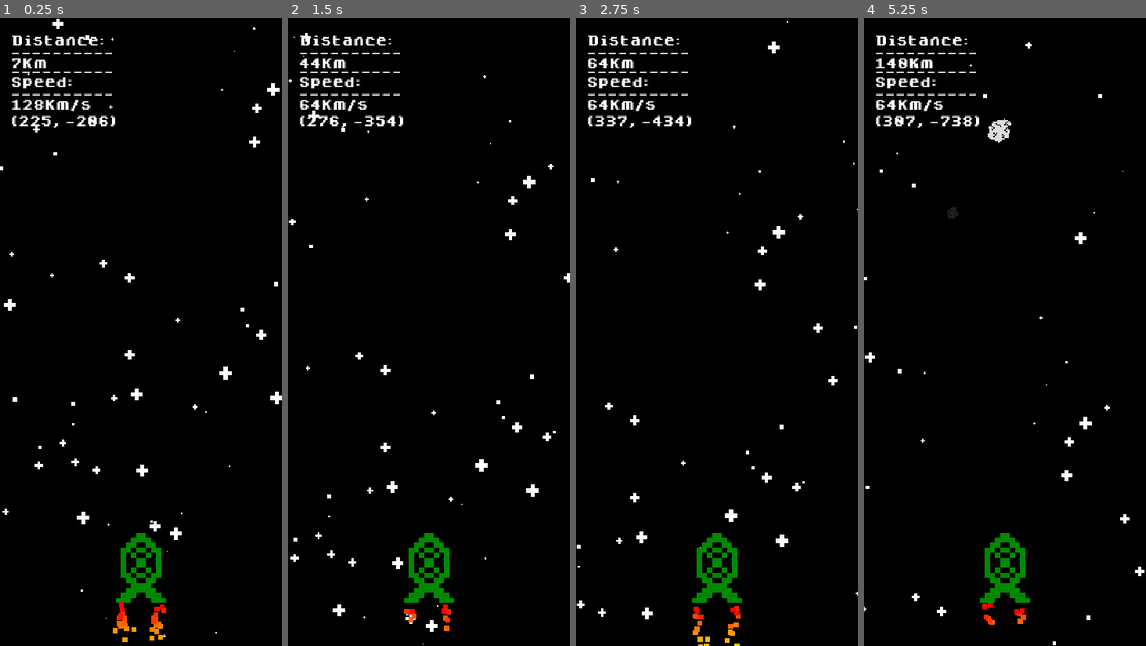
Above: before the commit, frames 1-4 (left to right).
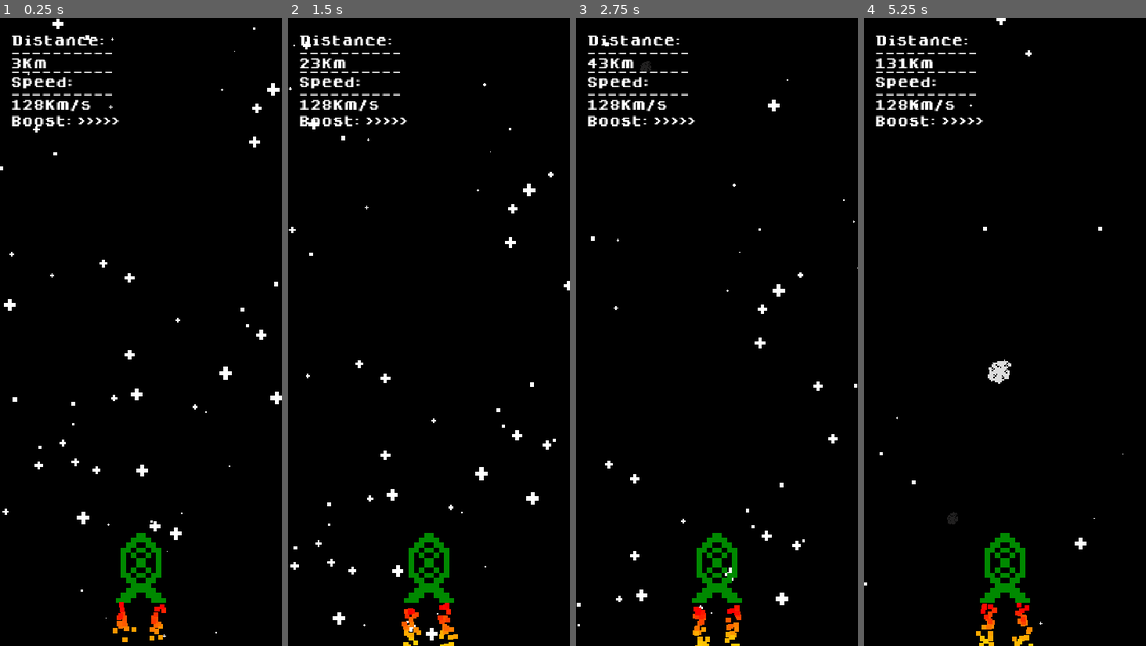
Above: after the commit, the same moments.

Repository: DanyeWestinator/SpaceRunnersGodot
Game: Godot game, scene res://Scenes/RootScene.tscn
The game is run twice, just before and just after one commit, with the same random seed, the same clock (stepped at 60 frames per second) and the same inputs.
Inputs:
- Up to frame 1 (0.25 s): no input
- Up to frame 2 (1.5 s): hold D (move_right) 0.53-1.28 s; hold S (move_down) from 1.28 s (still down)
- Up to frame 3 (2.75 s): release S (move_down) at 2.03 s; hold D (move_right) from 2.03 s (still down)
- Up to frame 4 (5.25 s): release D (move_right) at 2.78 s; hold W (move_up) 2.78-3.53 s; hold A (move_left) 3.53-5.03 s; tap Escape (ui_cancel) at 4.15 s; hold S (move_down) from 5.03 s (still down)

The runs differ from the first frame. In frame 1, 0.4% of the frame differs, in the area x 4-43%, y 6-18%; in frame 2, 2.4%, in the area x 0-100%, y 2-100%; in frame 3, 2.2%; in frame 4, 2.1%.

Commit message:
Updated death screen and added boosts

Diff:
--- a/Scenes/Player.tscn
+++ b/Scenes/Player.tscn
@@ -72,8 +72,10 @@
 position = Vector2( 0, -47.943 )
 current = true
 
-[node name="YouDied" type="Label" parent="."]
+[node name="DeathLabels" type="Node2D" parent="."]
 visible = false
+
+[node name="YouDied" type="Label" parent="DeathLabels"]
 margin_left = -65.5
 margin_top = -33.875
 margin_right = 268.5
@@ -81,6 +83,21 @@
 rect_scale = Vector2( 0.4, 0.4 )
 custom_fonts/font = SubResource( 6 )
 text = "YOU DIED!"
+align = 1
+__meta__ = {
+"_edit_use_anchors_": false
+}
+
+[node name="MaxDistance" type="Label" parent="DeathLabels"]
+margin_left = -33.102
+margin_top = -24.148
+margin_right = 300.898
+margin_bottom = 32.852
+rect_scale = Vector2( 0.2, 0.2 )
+custom_fonts/font = SubResource( 6 )
+text = "Distance: DISTm
+
+Best: MAXm"
 align = 1
 __meta__ = {
 "_edit_use_anchors_": false
@@ -118,7 +135,7 @@
 "_edit_use_anchors_": false
 }
 
-[node name="Temp" type="Label" parent="Labels"]
+[node name="BoostsLeft" type="Label" parent="Labels"]
 margin_left = -26.0
 margin_top = -46.426
 margin_right = 308.0
--- a/Scenes/RootScene.tscn
+++ b/Scenes/RootScene.tscn
@@ -15,13 +15,15 @@
 script = ExtResource( 6 )
 starTexture = ExtResource( 5 )
 DisplayColumns = true
+gameDataPath = "res://GameData/gamedata.txt"
 
 [node name="Player" parent="." instance=ExtResource( 4 )]
 position = Vector2( 238, -175 )
 z_index = 2
 TimeToMove = 0.02
 ForwardSpeed = 128.0
-DistanceScalar = 4.0
+DistanceScalar = 8.0
+BoostCooldown = 5.0
 
 [node name="BackgroundParent" type="Node" parent="."]
 script = ExtResource( 3 )
--- a/Scripts/AsteroidSpawner.gd
+++ b/Scripts/AsteroidSpawner.gd
@@ -17,15 +17,25 @@
 
 var currentTime = 0
 var maxTime
+var lastPos
+var player
 
+func reset():
+	for i in range(Asteroids.size()):
+		var asteroid = Asteroids[i]
+		Asteroids[i] = null
+		asteroid.queue_free()
+	Asteroids = []
 
 
 func _ready():
 	maxTime = random.randf_range(AsteroidDelay.x, AsteroidDelay.y)
 	screensize = null
+	player = $"../Player"
+	lastPos = player.position
+
 
 func SpawnAsteroid():
-	print("Spawned Asteroid")
 	#initializes the asteroid
 	var asteroid = AsteroidPrefab.instance()
 	#error check for screensize existing
@@ -51,6 +61,9 @@
 	add_child(asteroid)
 	Asteroids.append(asteroid)
 
+func Serialize():
+	pass
+
 
 # Called every frame. 'delta' is the elapsed time since the previous frame.
 func _process(delta):
@@ -59,3 +72,5 @@
 		currentTime = 0
 		maxTime = random.randf_range(AsteroidDelay.x, AsteroidDelay.y)
 		SpawnAsteroid()
+
+	lastPos = player.position
--- a/Scripts/BackgroundManager.gd
+++ b/Scripts/BackgroundManager.gd
@@ -48,6 +48,15 @@
 	CurrentStars.append(star)
 
 
+func reset():
+	for i in range(StarList.size()):
+		var star = StarList[i]
+		StarList[i] = null
+		star.queue_free()
+	StarList = []
+	self._ready()
+
+
 
 # Called every frame. 'delta' is the elapsed time since the previous frame.
 func _process(delta):
--- a/Scripts/GameManager.gd
+++ b/Scripts/GameManager.gd
@@ -1,10 +1,19 @@
 extends Node2D
+enum States {
+	Play,
+	Pause,
+}
 
 var screensize
 var columns = { 1 : 0.16666, 2 : 0.33333, 3 : 0.5, 4 : 0.66666, 5 : 0.833333,}
 export (Texture) var starTexture
 export (bool) var DisplayColumns = false
 var loaded = false
+export (String, FILE, ".txt") var gameDataPath
+var gamedata = {}
+export (States) var currentState
+
+
 
 
 # Called when the node enters the scene tree for the first time.
@@ -38,8 +47,31 @@
 
 	#$Star.position = Vector2(columns[3], $Player.position.y - screensize.y)
 	loaded = true
+	ParseGameData()
+func ParseGameData():
+	var f = File.new()
+	f.open(gameDataPath, File.READ)
+	while not f.eof_reached():
+		var line = f.get_line().split(":")
+		gamedata[line[0]] = float(line[1])
+		#parse file here
 
+	f.close()
 
+	pass
+func UpdateGameData():
+	var file = ""
+	for item in gamedata.keys():
+		file += item + ":" + str(gamedata[item])
+	var f = File.new()
+	f.open(gameDataPath, File.WRITE)
+	f.store_string(file)
+	f.close()
+
+func reset():
+	$Player.position = Vector2.ZERO
+	$AsteroidSpawner.reset()
+	$BackgroundParent.reset()
 
 # Called every frame. 'delta' is the elapsed time since the previous frame.
 func _process(delta):
--- a/Scripts/Player.gd
+++ b/Scripts/Player.gd
@@ -18,9 +18,18 @@
 
 var baseDistanceLabel = ""
 var baseSpeedLabel = ""
+var baseMaxDistanceLabel = ""
 
 var lastPos = position
+var PAUSED = false
 
+export (int) var BoostTextLen = 5
+export (int) var BoostScale = 4
+export (float) var BoostTime = 1
+export (float) var BoostCooldown = 2
+export (String) var BoostChar = ">"
+var currentBoostTime = 0
+var isBoosting = false
 
 # Called when the node enters the scene tree for the first time.
 func _ready():
@@ -43,34 +52,51 @@
 
 	baseDistanceLabel = $Labels/DistanceLabel.text
 	baseSpeedLabel = $Labels/SpeedLabel.text
+	baseMaxDistanceLabel = $DeathLabels/MaxDistance.text
 
 	lastPos = position
 
 
 
+
+
+
 # Called every frame. 'delta' is the elapsed time since the previous frame.
 func _process(delta):
-	if Input.is_action_just_pressed("move_left") and nextColumn > 1:
-		nextColumn -= 1
-	if Input.is_action_just_pressed("move_right") and nextColumn < columns.size():
-		nextColumn += 1
-	if (Input.is_action_just_pressed("move_up")):
-		if (UpButtonSpeedUp):
-			UpdateSpeed(2)
-		else:
-			position.y -= 50
-	if (Input.is_action_just_pressed("move_down")):
-		if (UpButtonSpeedUp):
-			UpdateSpeed(0.5)
-		else:
-			position.y += 50
+	if (PAUSED == false):
+		if Input.is_action_just_pressed("move_left") and nextColumn > 1:
+			nextColumn -= 1
+		if Input.is_action_just_pressed("move_right") and nextColumn < columns.size():
+			nextColumn += 1
+		if (Input.is_action_just_pressed("move_up") and isBoosting == false):
+			UpdateSpeed(BoostScale)
+			isBoosting = true
+		if (Input.is_action_just_pressed("move_down") and false):
+			if (UpButtonSpeedUp):
+				UpdateSpeed(0.5)
+			else:
+				position.y += 50
+		if Input.is_action_just_pressed("ui_cancel"):
+			PAUSED = true
+	elif (PAUSED == true):
+		if Input.is_action_just_pressed("ui_cancel"):
+			PAUSED = false
 
+	BoostLogic(delta)
 	#calls the movement logic
 	move(delta)
 	#updates GUI
 	UpdateLabels()
 
 	lastPos = position
+func BoostLogic(delta):
+	if isBoosting:
+		currentBoostTime += delta
+	if currentBoostTime >= BoostTime:
+		isBoosting = false
+		currentBoostTime = 0
+		UpdateSpeed((1.0 / BoostScale))
+
 
 func move(delta) -> void:
 
@@ -109,7 +135,15 @@
 	$Labels/DistanceLabel.text = distanceText
 	var speedText = baseSpeedLabel.replace("0", str(ForwardSpeed))
 	$Labels/SpeedLabel.text = speedText
-	$Labels/Temp.text = "(" + str(int(global_position.x)) + ", " + str(int(global_position.y)) + ")"
+	var boostsString = "Boost: "
+	if isBoosting == false:
+		for i in range(BoostTextLen):
+			boostsString += BoostChar
+	else:
+		for i in range(int(BoostTextLen * (float(currentBoostTime) / BoostTime))):
+			boostsString += BoostChar
+	$Labels/BoostsLeft.text = boostsString
+	#$Labels/Temp.text = "(" + str(int(global_position.x)) + ", " + str(int(global_position.y)) + ")"
 
 
 func _on_Player_area_entered(area):
@@ -120,7 +154,16 @@
 	$SpaceshipSprite.visible = false
 	$ThrustParticles.visible = false
 	$DeathParticleExplosion.emitting = true
-	$YouDied.visible = true
+	$DeathLabels.visible = true
+	var maxDistance = gm.gamedata["maxDistance"]
+	if distanceTravelled > maxDistance:
+		gm.gamedata["maxDistance"] = distanceTravelled
+		gm.UpdateGameData()
+	var distanceText = baseMaxDistanceLabel
+	distanceText = distanceText.replace("DIST", str(int(distanceTravelled)))
+	distanceText = distanceText.replace("MAX", str(int(maxDistance)))
+	$DeathLabels/MaxDistance.text = distanceText
 	get_node("../AsteroidSpawner").SpawnAsteroids = false
+	$Labels.visible = false
 
 	ForwardSpeed = 0
Not shown, added: GameData/gamedata.txt
